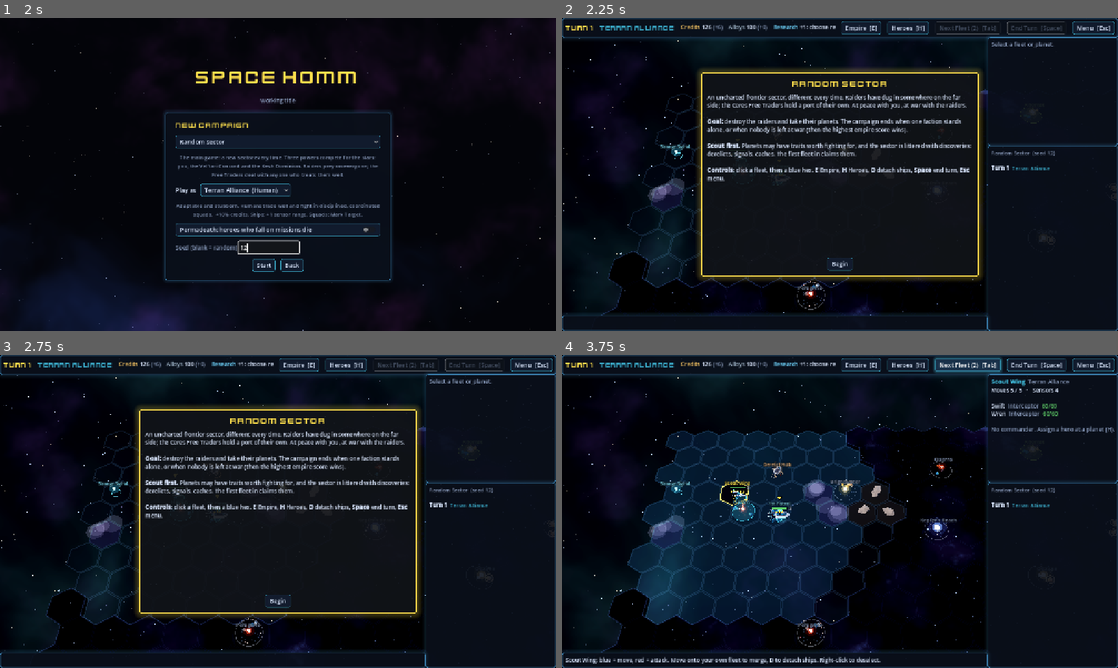
Above: before the commit, frames 1-4 (two rows, left to right).
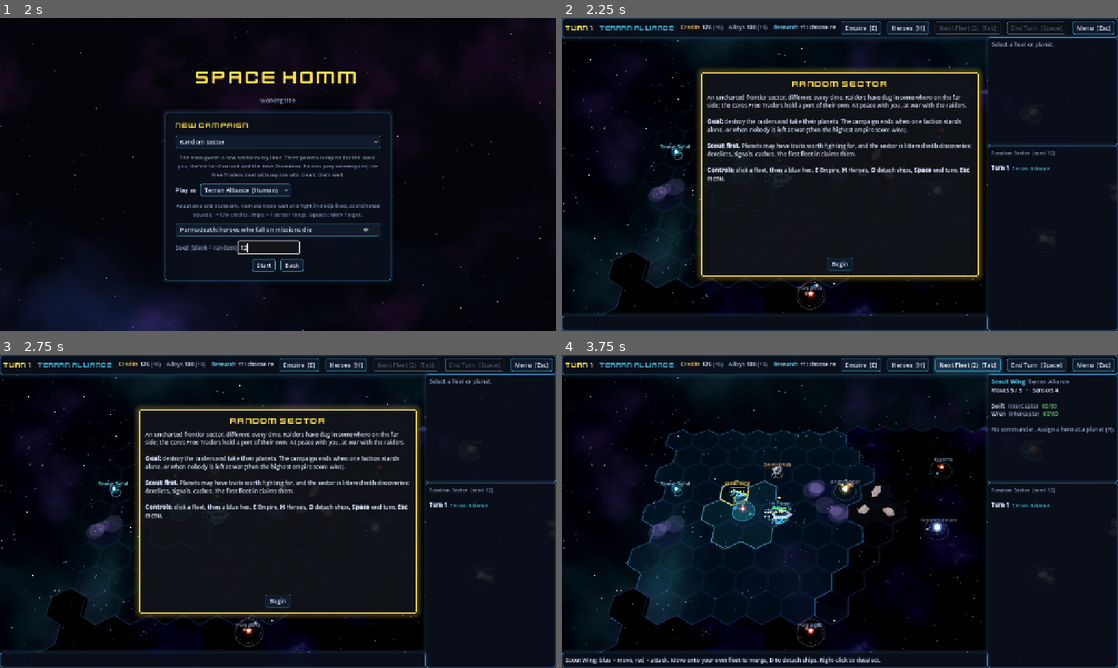
Above: after the commit, the same moments.

Repository: jamesedchristie/space-homm
Game: Godot game, scene res://src/presentation/main.tscn
The game is run twice, just before and just after one commit, with the same random seed, the same clock (stepped at 60 frames per second) and the same inputs.
Inputs (mouse positions are in pixels of both pictures, inside the frame that each line leads up to):
- Up to frame 1 (2 s): click "New campaign" at 0.5 s; click (266, 246) at 1.27 s; type "12" at 1.35 s
- Up to frame 2 (2.25 s): click "Start" at 2 s
- Up to frame 3 (2.75 s): no input
- Up to frame 4 (3.75 s): click "Begin" at 2.75 s; click "Next Fleet (2) [Tab]" at 3.5 s

Frame 1 is identical in both runs. In frame 2, 0.6% of the frame differs, in the area x 0-77%, y 7-95%; in frame 3, 0.6%; in frame 4, 4.8%, in the area x 0-77%, y 7-96%.

Commit message:
Galaxy map look: territory borders, open space, anti-aliasing
- Owned systems claim their hex and the ring around it, drawn as a faint
  wash with a crisp border in the owner's color (Civ-style).
- Open space is no longer a carpet of blue glass tiles: only terrain is
  tinted, and the hex grid is much fainter.
- Movement range is a light wash with an outline around its edge.
- Nebula puffs keep their color instead of reading as white clouds; fleet
  models are bigger.
- 4x MSAA for 3D, and the window opens maximized.

Co-Authored-By: Claude Opus 5.5 <noreply@anthropic.com>
Claude-Session: https://claude.ai/code/session_011S8DfbG2VPjJYDMcXDFx8r

Diff:
--- a/project.godot
+++ b/project.godot
@@ -22,10 +22,12 @@
 window/size/viewport_height=720
 window/stretch/mode="canvas_items"
 window/stretch/aspect="expand"
+window/size/mode=2
 
 [rendering]
 
 renderer/rendering_method="gl_compatibility"
 renderer/rendering_method.mobile="gl_compatibility"
+anti_aliasing/quality/msaa_3d=2
 textures/vram_compression/import_etc2_astc=true
 environment/defaults/default_clear_color=Color(0.03, 0.035, 0.06, 1)
--- a/src/presentation/board3d/board_geometry.gd
+++ b/src/presentation/board3d/board_geometry.gd
@@ -172,10 +172,10 @@
 	return im
 
 
-static func line_material() -> StandardMaterial3D:
+static func line_material(alpha: float = 0.11) -> StandardMaterial3D:
 	var m := StandardMaterial3D.new()
 	m.shading_mode = BaseMaterial3D.SHADING_MODE_UNSHADED
-	m.albedo_color = Color(0.45, 0.7, 0.95, 0.11)
+	m.albedo_color = Color(0.45, 0.7, 0.95, alpha)
 	m.transparency = BaseMaterial3D.TRANSPARENCY_ALPHA
 	return m
 
--- a/src/presentation/strategic/fleet_3d.gd
+++ b/src/presentation/strategic/fleet_3d.gd
@@ -117,7 +117,7 @@
 	for i in mini(defs.size(), slots.size()):
 		var visual: Dictionary = defs[i].get("visual", {})
 		var model := ModelFactory.build(_data, visual.get("model", "frigate"), color, _style)
-		var s := float(visual.get("size", 1.0)) * (0.65 if i == 0 else 0.4)
+		var s := float(visual.get("size", 1.0)) * (0.8 if i == 0 else 0.5)
 		model.scale = Vector3(s, s, s)
 		model.position = slots[i]
 		_models.add_child(model)
--- a/src/presentation/strategic/galaxy_board_3d.gd
+++ b/src/presentation/strategic/galaxy_board_3d.gd
@@ -31,6 +31,8 @@
 var _overlay_mesh: MeshInstance3D
 var _fog_mesh: MeshInstance3D
 var _fog_edge_mesh: MeshInstance3D
+var _territory_mesh: MeshInstance3D
+var _territory_key := ""
 
 var _move: Array[Vector2i] = []
 var _attack: Array[Vector2i] = []
@@ -94,6 +96,7 @@
 	anomaly_views.clear()
 	discovery_views.clear()
 	_fog_key = ""
+	_territory_key = ""
 	_explored = {}
 	_decor.clear()
 	if _world != null:
@@ -130,36 +133,82 @@
 	var rift := BoardGeometry.buffer()
 	for c in grid.cells():
 		var terrain := grid.terrain_def(c)
-		var fill := Color(0.05, 0.08, 0.15, 0.08)
-		if terrain.has("color"):
-			fill = Color(terrain["color"])
-			fill.a = 0.32
 		if not terrain.get("passable", true):
 			# A rift: a dark well with a faint violet lip.
 			BoardGeometry.fill_poly(rift, _cell_poly(c, 1.0), Color(0.0, 0.0, 0.01, 0.92), -0.03)
 			BoardGeometry.outline(rift, _cell_poly(c, 0.92), -0.02, 0.05, Color(0.45, 0.25, 0.7, 0.45))
 			continue
-		BoardGeometry.prism(glass, _cell_poly(c, 0.95), -0.02, 0.0, fill.darkened(0.3), fill)
+		# Open space stays open: only terrain gets a tint; borders show who owns what.
+		if terrain.has("color"):
+			var fill := Color(terrain["color"])
+			fill.a = 0.16
+			BoardGeometry.prism(glass, _cell_poly(c, 0.95), -0.02, 0.0, fill.darkened(0.3), fill)
 		polys.append(_cell_poly(c, 0.95))
 		var decor := Node3D.new()
 		if terrain.get("decoration", "") == "rocks":
 			BoardGeometry.rocks(decor, world(c), hash(c), 0.6)
 		elif terrain.has("color") and terrain.get("move_cost", 1) > 1:
-			BoardGeometry.nebula_puffs(decor, world(c), Color(terrain["color"]).lightened(0.4), hash(c) + 7)
+			BoardGeometry.nebula_puffs(decor, world(c), Color(terrain["color"]).lightened(0.1), hash(c) + 7)
 		if decor.get_child_count() > 0:
 			_world.add_child(decor)
 			_decor[c] = decor
 		else:
 			decor.free()
 	BoardGeometry.mesh_node(_world, BoardGeometry.tile_material(true)).mesh = glass.commit()
-	BoardGeometry.mesh_node(_world, BoardGeometry.line_material()).mesh = BoardGeometry.grid_lines(polys, 0.005)
+	BoardGeometry.mesh_node(_world, BoardGeometry.line_material(0.05)).mesh = BoardGeometry.grid_lines(polys, 0.005)
 	BoardGeometry.mesh_node(_world, BoardGeometry.overlay_material()).mesh = BoardGeometry.commit(rift)
+	_territory_mesh = BoardGeometry.mesh_node(_world, BoardGeometry.overlay_material())
+
+
+## Civ-style borders: each owned system claims its hex and the ring around it
+## (nearest system wins), drawn as a faint wash with a crisp edge in the
+## owner's color. Rebuilt only when ownership changes.
+func _draw_territory() -> void:
+	var owners := PackedStringArray()
+	for p: Planet in engine.state.planets.values():
+		owners.append(p.id + "=" + p.owner)
+	var key := ",".join(owners)
+	if key == _territory_key or _territory_mesh == null:
+		return
+	_territory_key = key
+	var grid := engine.state.grid
+	var claim: Dictionary = {}  # cell -> [owner, distance]
+	for p: Planet in engine.state.planets.values():
+		if p.owner.is_empty():
+			continue
+		for c in grid.cells():
+			if not grid.terrain_def(c).get("passable", true):
+				continue
+			var d := grid.distance(c, p.cell)
+			if d > 1:
+				continue
+			if not claim.has(c) or d < int(claim[c][1]):
+				claim[c] = [p.owner, d]
+	var buf := BoardGeometry.buffer()
+	for c: Vector2i in claim:
+		var owner: String = claim[c][0]
+		var color := Palette.team_color(engine.state.faction(owner)["team"])
+		BoardGeometry.fill_poly(buf, _cell_poly(c, 1.0), Color(color, 0.07), 0.004)
+		var poly := _cell_poly(c, 1.0)
+		for i in poly.size():
+			var a := poly[i]
+			var b := poly[(i + 1) % poly.size()]
+			var outside := world(c) + ((a + b) / 2.0 - world(c)) * 1.6
+			var n := grid.from_pixel(Vector2(outside.x, outside.z) / SCALE, GridMapView.CELL_SIZE)
+			if claim.has(n) and claim[n][0] == owner:
+				continue
+			# Pull the edge slightly inside so two neighbors' borders sit side by side.
+			var ia := a + (world(c) - a) * 0.04
+			var ib := b + (world(c) - b) * 0.04
+			BoardGeometry.ribbon(buf, Vector3(ia.x, 0.008, ia.z), Vector3(ib.x, 0.008, ib.z), 0.035, Color(color.lightened(0.15), 0.75))
+	_territory_mesh.mesh = BoardGeometry.commit(buf)
 
 
 # --- Sync ---------------------------------------------------------------------
 
 func sync(visible_now: Dictionary, explored: Dictionary, selected_fleet: String) -> void:
 	_set_fog(explored, visible_now)
+	_draw_territory()
 	for id: String in fleet_views.keys():
 		if not engine.state.fleets.has(id):
 			fleet_views[id].queue_free()
@@ -332,8 +381,23 @@
 		return
 	var buf := BoardGeometry.buffer()
 	var y := 0.02
+	# Movement range: a light wash with a crisp outline around its edge.
+	var in_range: Dictionary = {}
 	for c in _move:
-		BoardGeometry.fill_poly(buf, _cell_poly(c, 1.0), Color(Palette.REACHABLE, 0.12), y)
+		in_range[c] = true
+	if _active != null:
+		in_range[_active] = true
+	for c in _move:
+		BoardGeometry.fill_poly(buf, _cell_poly(c, 1.0), Color(Palette.REACHABLE, 0.06), y)
+	for c: Vector2i in in_range:
+		var poly := _cell_poly(c, 1.0)
+		for i in poly.size():
+			var a := poly[i]
+			var b := poly[(i + 1) % poly.size()]
+			var outside := world(c) + ((a + b) / 2.0 - world(c)) * 1.6
+			var n := engine.state.grid.from_pixel(Vector2(outside.x, outside.z) / SCALE, GridMapView.CELL_SIZE)
+			if not in_range.has(n):
+				BoardGeometry.ribbon(buf, Vector3(a.x, y + 0.003, a.z), Vector3(b.x, y + 0.003, b.z), 0.03, Color(Palette.REACHABLE, 0.55))
 	for c in _attack:
 		BoardGeometry.fill_poly(buf, _cell_poly(c, 0.9), Color(Palette.TARGET, 0.32), y + 0.002)
 	for i in range(1, _path.size()):
